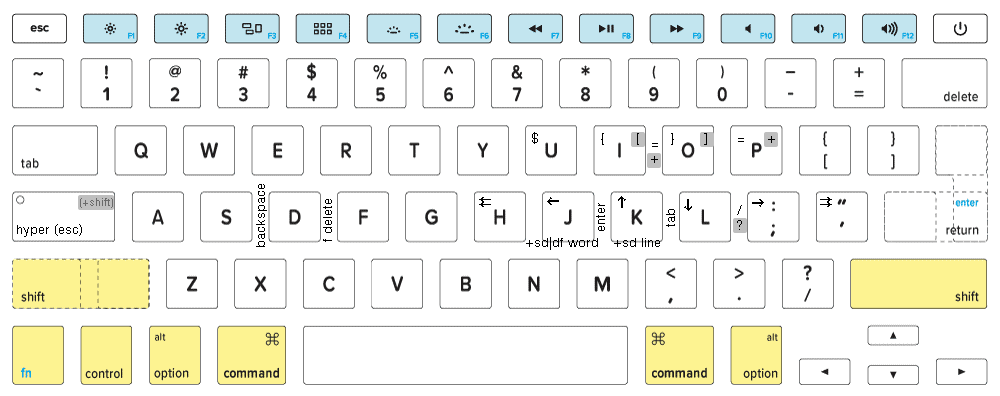
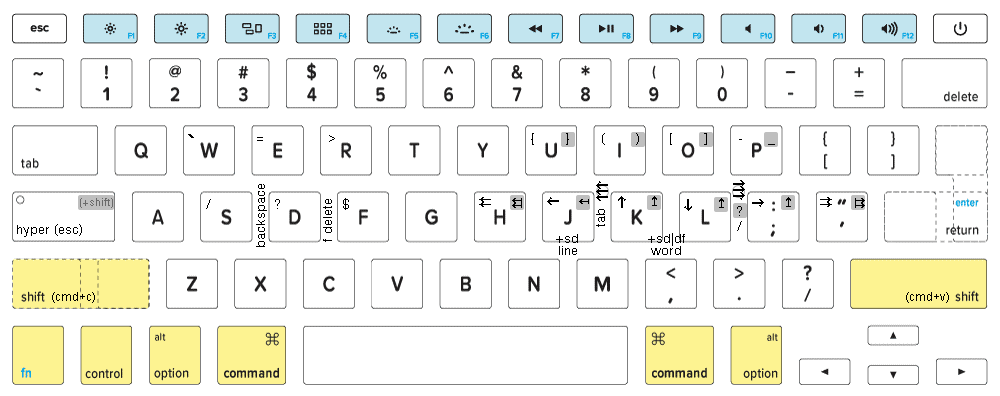
Before/after of a 1000 x 396 layered artwork. What changed in the layer stack:
added layer "(cmd+v)" above "(cmd+c)" over [906, 292, 949, 303]
added layer "(cmd+c)" above "⇈" over [52, 292, 95, 303]
added group "left arrow" with 2 layers above "right arrow" over [512, 198, 522, 208]
added group "right arrow" with 2 layers above "↥ copy 3" over [855, 198, 865, 208]
added group "right arrow line" with 4 layers above "left arrow line" over [732, 180, 745, 200]
added layer "↑ copy 5" (1st of 2, in "right arrow line") in group "right arrow line" over [733, 180, 745, 188]
added layer "↑ copy 4" (1st of 2, in "right arrow line") in group "right arrow line" over [733, 186, 745, 194]
added layer "↑ copy" (1st of 2, in "right arrow line") in group "right arrow line" over [733, 192, 745, 200]
added layer "Ellipse 1 copy" in group "right arrow line" over [732, 185, 745, 198]
added group "left arrow line" with 4 layers above "↑" over [596, 181, 609, 201]
added layer "↑ copy 5" (2nd of 2, in "left arrow line") in group "left arrow line" over [596, 193, 608, 201]
added layer "↑ copy 4" (2nd of 2, in "left arrow line") in group "left arrow line" over [596, 187, 608, 195]
added layer "↑ copy" (2nd of 2, in "left arrow line") in group "left arrow line" over [596, 181, 608, 189]
added layer "Ellipse 1" in group "left arrow line" over [596, 185, 609, 198]
painted on "+sd line" over [556, 234, 660, 255]
added layer "$" above "{" over [343, 198, 349, 210]
renamed "$" to "{", painted on it over [531, 132, 538, 145]
renamed "+" to "_", painted on it over [768, 136, 775, 145]
painted on "+sd|df word" over [526, 233, 685, 255]
renamed "enter" to "tab", painted on it over [596, 203, 605, 231]
hid "= +" over [651, 143, 658, 163]
renamed "/ ?" to "? /", painted on it over [737, 205, 742, 231]
renamed "tab" to "enter", hid it, painted on it over [666, 209, 675, 227]
painted on "shift" over [510, 132, 865, 233]
…and 18 more changes (14 added, 4 painted, 4 renamed)
